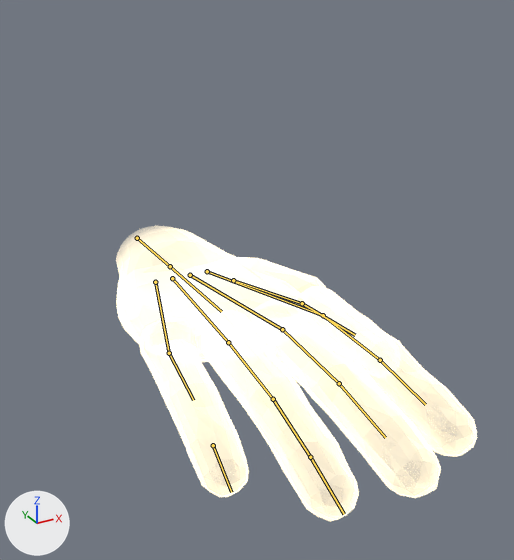
The Blender file art/blender/hand/zenscape-god-hand.blend as it was, and as the next commit left it.
Camera for both pictures: a 50 mm camera at (-0.665, -1.685, 0.755) aimed at (0.137, -0.227, 0.026). Lighting does not change. The marker at lower left points along +X, +Y and +Z. The older version comes first. The bones that change, and the others that lie on the model, are drawn over the model as lines.

In view in the first picture: 'GodHand'.
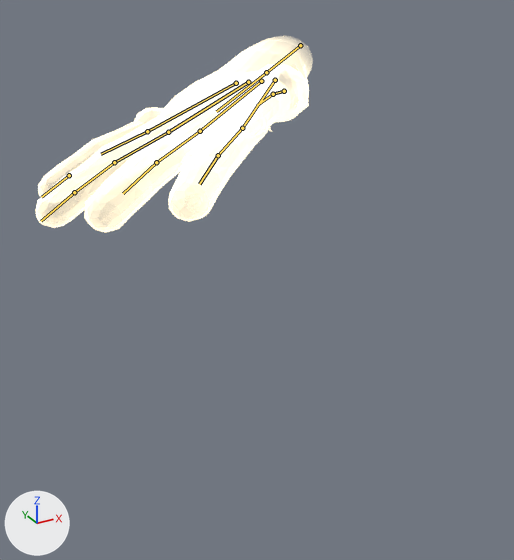
The newer file adds an action. The first version stands in its rest pose; the second is drawn at frame 8 of the action 'RimOut'.

Boxes (x1, y1, x2, y2) around the edits, measured in the pictures (514 x 560 px):
'GodHand', posed (24% narrower, 34% shorter): before (116, 229, 477, 522); after (35, 39, 309, 233)
bone 'Wrist', root to tip: before (137, 238) to (170, 266); after (300, 45) to (266, 72)
bone 'Index1', root to tip: before (323, 315) to (380, 360); after (242, 128) to (218, 155)
bone 'Index2', root to tip: before (380, 360) to (425, 404); after (218, 155) to (199, 184)
bone 'Middle1', root to tip: before (282, 329) to (339, 383); after (200, 131) to (156, 162)
bone 'Middle2', root to tip: before (339, 383) to (385, 437); after (156, 162) to (123, 193)
bone 'Ring1', root to tip: before (228, 342) to (273, 399); after (168, 132) to (114, 162)
bone 'Ring2', root to tip: before (273, 399) to (310, 457); after (114, 162) to (74, 192)
bone 'Ring3', root to tip: before (310, 457) to (344, 514); after (74, 192) to (41, 221)
bone 'Pinky1', root to tip: before (169, 353) to (193, 400); after (147, 131) to (101, 154)
bone 'Pinky3', root to tip: before (213, 445) to (231, 492); after (69, 175) to (41, 197)
bone 'Thumb1', root to tip: before (233, 280) to (302, 303); after (284, 91) to (273, 94)
bone 'Thumb2', root to tip: before (302, 303) to (355, 335); after (273, 94) to (257, 105)

What the commit changed:
Bone 'Wrist' (bone_wrist) moves from (0.0, 0.0, 0.0) to (-0.755, -0.292, 0.499).
Bone 'Wrist' (bone_wrist) turns from (0, 0, 0) to (-15, 8, -60) degrees about its own x, y and z.
Bone 'Index1' (bone_index1) turns from (0, 0, 0) to (9, 0, 12) degrees about its own x, y and z.
Bone 'Index2' (bone_index2) turns from (0, 0, 0) to (2, 0, 0) degrees about its own x, y and z.
Bone 'Middle1' (bone_middle1) turns from (0, 0, 0) to (9, 0, 3) degrees about its own x, y and z.
Bone 'Middle2' (bone_middle2) turns from (0, 0, 0) to (1, 0, 0) degrees about its own x, y and z.
Bone 'Ring1' (bone_ring1) turns from (0, 0, 0) to (8, 0, -8) degrees about its own x, y and z.
Bone 'Ring2' (bone_ring2) turns from (0, 0, 0) to (1, 0, 0) degrees about its own x, y and z.
Bone 'Ring3' (bone_ring3) turns from (0, 0, 0) to (2, 0, 0) degrees about its own x, y and z.
Bone 'Pinky1' (bone_pinky1) turns from (0, 0, 0) to (7, 0, -17) degrees about its own x, y and z.
Bone 'Pinky3' (bone_pinky3) turns from (0, 0, 0) to (1, 0, 0) degrees about its own x, y and z.
Bone 'Thumb1' (bone_thumb1) turns from (0, 0, 0) to (15, -9, -29) degrees about its own x, y and z.
Bone 'Thumb2' (bone_thumb2) turns from (0, 0, 0) to (2, 0, 0) degrees about its own x, y and z.
